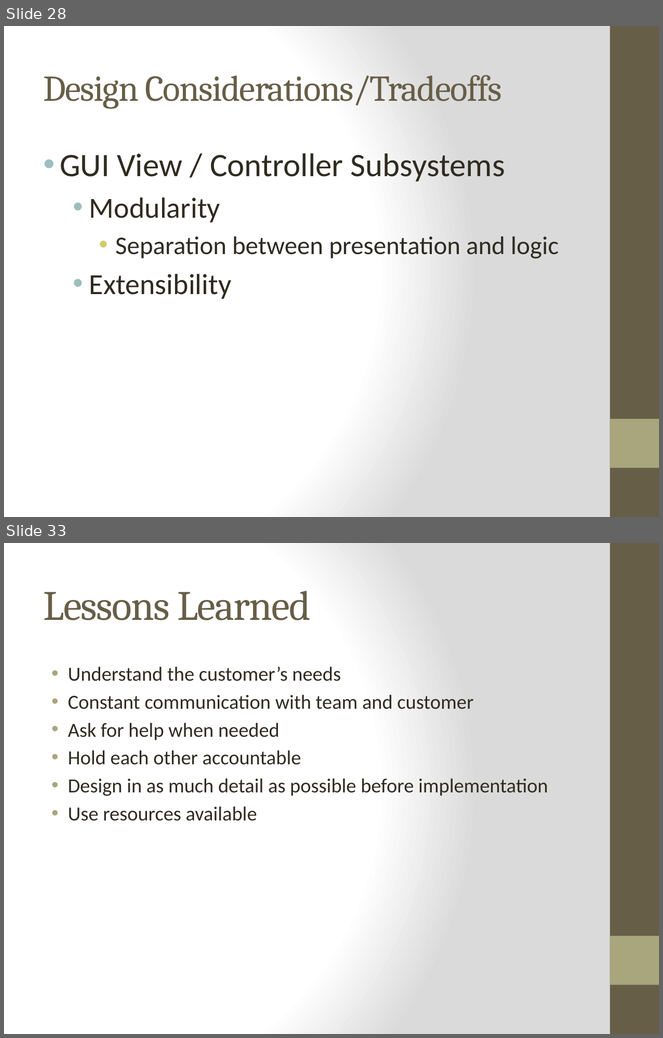
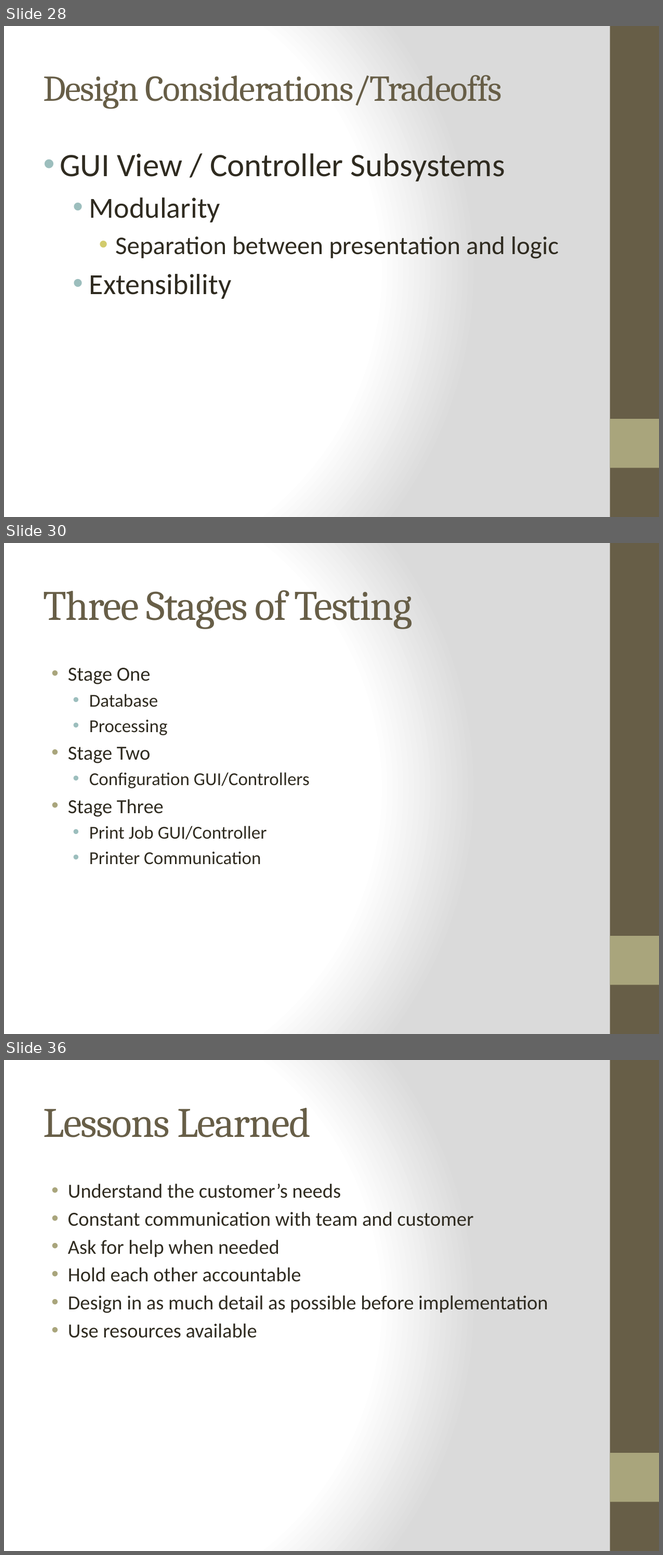
Before and after one commit to qpHalcy0n/SRDesign, a slide deck: Final Presentation/Ink3d Final Presentation.pptx. Shown one above the other, each under a label of ours: slides 28 and 33 before the commit, slides 28, 30 and 36 after it; the slides between them are not shown. The pictures are 663x1038 and 663x1555 pixels, drawn with LibreOffice and Linux fonts; fonts in the diff are those of the drawing. Boxes give left, top, right and bottom in pixels: in the first picture for what was removed or moved away, otherwise in the second. Text is boxed around its words. In the diff, an @@ line names an element or a change of style, - is before the commit and + after.

```diff
--- a/Final Presentation/Ink3d Final Presentation.pptx
+++ b/Final Presentation/Ink3d Final Presentation.pptx
@@ slide 30 added at (4, 543, 659, 1034), background gradient #FFFFFF to #DADADA; not listed: 2 template elements that a slide beside it also shows @@
@@ title added at (44, 590, 412, 629), 46 pt, text #675E47 @@
+Three Stages of Testing
@@ text added at (68, 668, 310, 865), 20 pt, text #2F2B20 @@
+• Stage One
+  • Database
+  • Processing
+• Stage Two
+  • Configuration GUI/Controllers
+• Stage Three
+  • Print Job GUI/Controller
+  • Printer Communication
@@ what was slide 33 is now slide 36 @@
```
Also in this commit, not shown: 2 slides changed, 5 other slides added, 3 slides removed, 7 other files.
